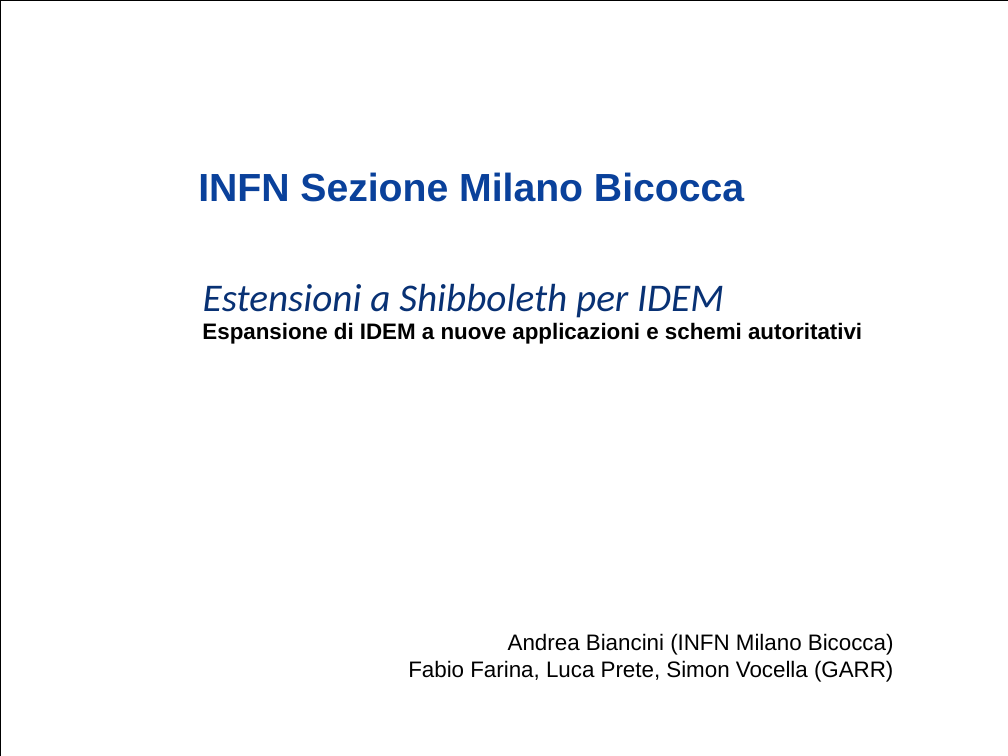
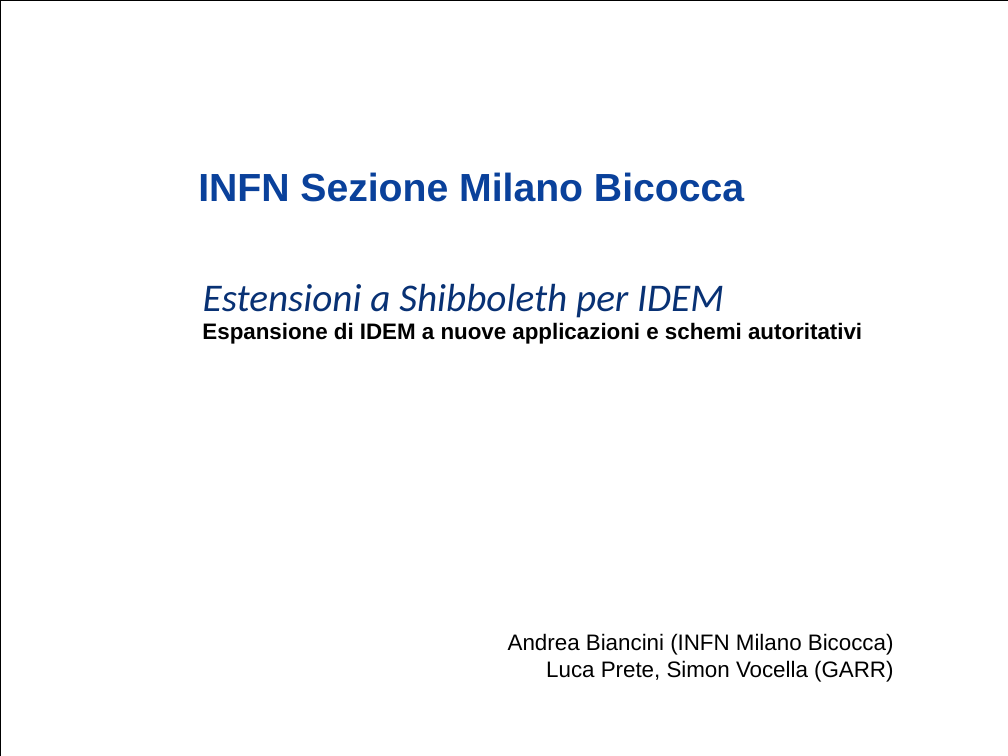
Before and after one commit to biancini/Shibboleth-Authentication, a slide deck: slide 1 of ShibbolethExtensions.pptx. Drawn at 1008x756 pixels with LibreOffice and Linux fonts; fonts in the diff are those of the drawing; background and template pictures are left out. Boxes give left, top, right and bottom in pixels: in the first picture for what was removed or moved away, otherwise in the second. Text is boxed around its words. In the diff, an @@ line names an element or a change of style, - is before the commit and + after.

Commit message:
Updated presentation

```diff
--- a/ShibbolethExtensions.pptx
+++ b/ShibbolethExtensions.pptx
@@ text at (508, 633, 894, 682): text changed @@
-Andrea Biancini (INFN Milano Bicocca)
-Fabio Farina, Luca Prete, Simon Vocella (GARR)
+Andrea Biancini (INFN Milano Bicocca)
+Luca Prete, Simon Vocella (GARR)
```
Also in this commit, not shown: 1 slide added.
